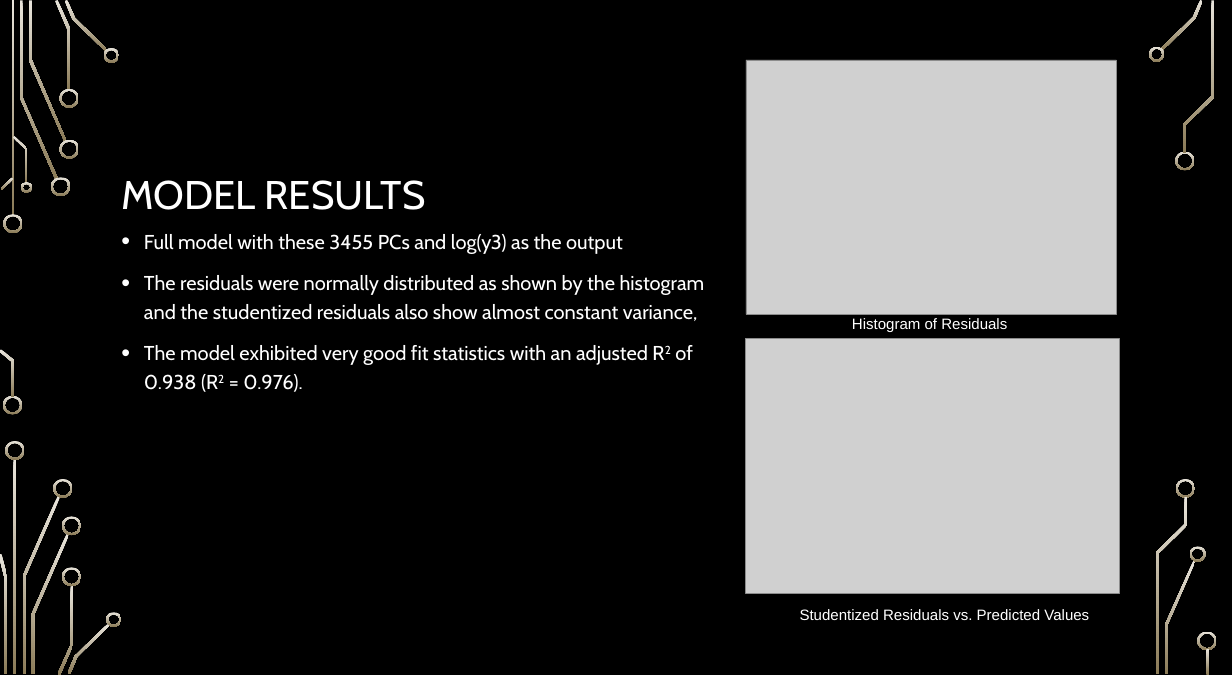
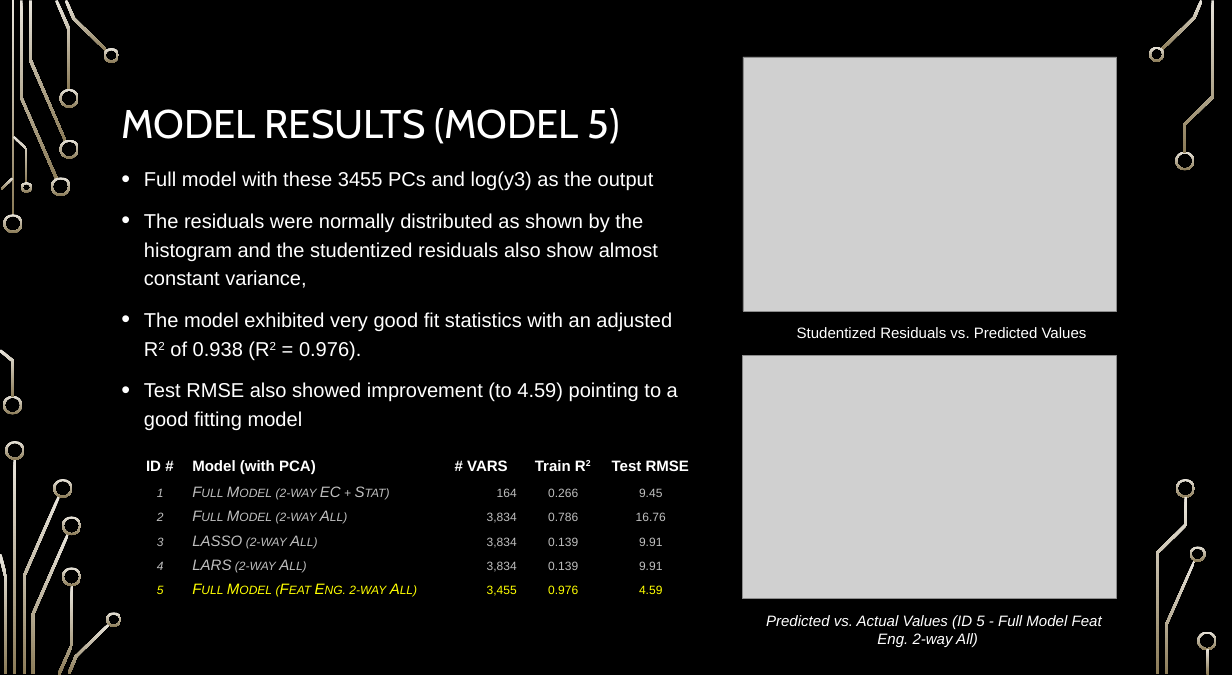
Before and after one commit to ngupta23/PredictingPerformanceIntegratedCircuits, a slide deck: slide 13 of Presentation/MSDS6372_Project2_Presentation.pptx (slide 12 before the commit). Drawn at 1232x675 pixels with LibreOffice and Linux fonts; fonts in the diff are those of the drawing; grey boxes stand for pictures; background and template pictures are left out. Boxes give left, top, right and bottom in pixels: in the first picture for what was removed or moved away, otherwise in the second. Text is boxed around its words. In the diff, an @@ line names an element or a change of style, - is before the commit and + after.

```diff
--- a/Presentation/MSDS6372_Project2_Presentation.pptx
+++ b/Presentation/MSDS6372_Project2_Presentation.pptx
@@ picture moved from (x1=746, y1=339, x2=1119, y2=593) to (x1=743, y1=57, x2=1116, y2=312) @@
@@ picture removed at (x1=746, y1=60, x2=1116, y2=315) @@
@@ title at (x1=121, y1=108, x2=620, y2=144): text changed @@
-MODEL RESULTS
+MODEL RESULTS (MODEL 5)
@@ text "Full model with these 3455 ..." moved from (x1=144, y1=234, x2=705, y2=392) to (x1=144, y1=171, x2=678, y2=430) @@
@@ text at (x1=144, y1=171, x2=672, y2=360): size 23.9 to 24 pt, font Cabin to Arial in "Full model with these 3455 PCs and ...", "The residuals were normally distributed as shown ...", "The model exhibited very good fit statistics ..." @@
@@ text "Studentized Residuals vs. Predicted Values" moved from (x1=800, y1=609, x2=1089, y2=620) to (x1=797, y1=327, x2=1087, y2=338) @@
@@ text removed at (x1=852, y1=318, x2=1007, y2=332) @@
-Histogram of Residuals
@@ picture added at (x1=743, y1=355, x2=1116, y2=599) @@
@@ text at (x1=144, y1=382, x2=678, y2=430): paragraph added @@
+• Test RMSE also showed improvement (to 4.59) pointing to a good fitting model
@@ table added at (x1=138, y1=451, x2=701, y2=602), 6 rows, 5 columns @@
+ID # | Model (with PCA) | # VARS | Train R2 | Test RMSE
+1 | Full Model (2-way EC + Stat) | 164 | 0.266 | 9.45
+2 | Full Model (2-way All) | 3,834 | 0.786 | 16.76
+3 | LASSO (2-way All) | 3,834 | 0.139 | 9.91
+4 | LARS (2-way All) | 3,834 | 0.139 | 9.91
+5 | Full Model (Feat Eng. 2-way All) | 3,455 | 0.976 | 4.59
@@ text added at (x1=766, y1=615, x2=1102, y2=647), 18 pt, text #FFFFFF, italic @@
+Predicted vs. Actual Values (ID 5 - Full Model Feat Eng. 2-way All)
```
Also in this commit, not shown: 10 other slides changed, 1 slide added.
